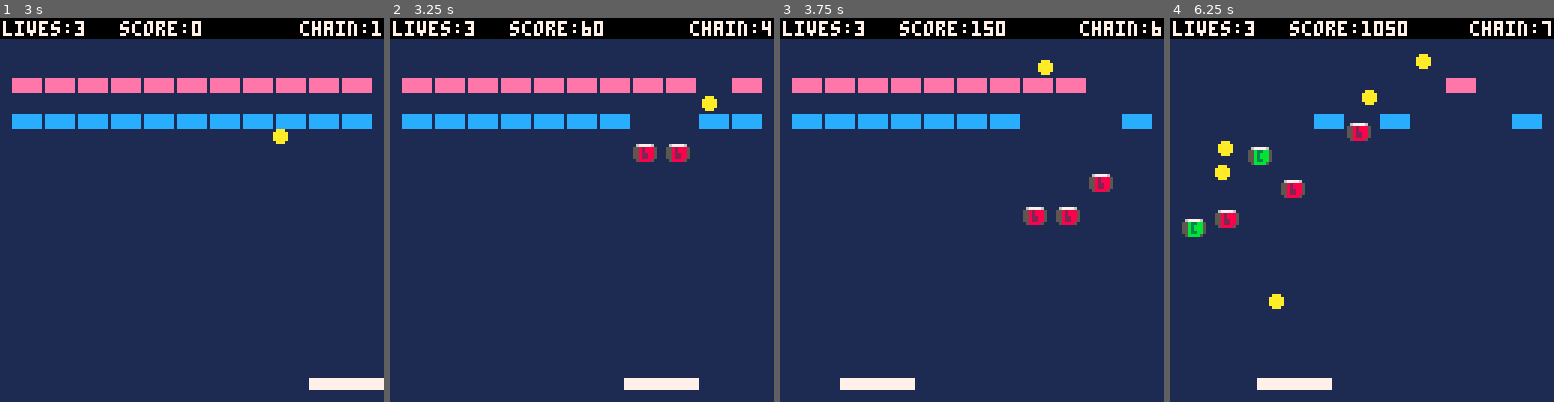
Above: before the commit, frames 1-4 (left to right).
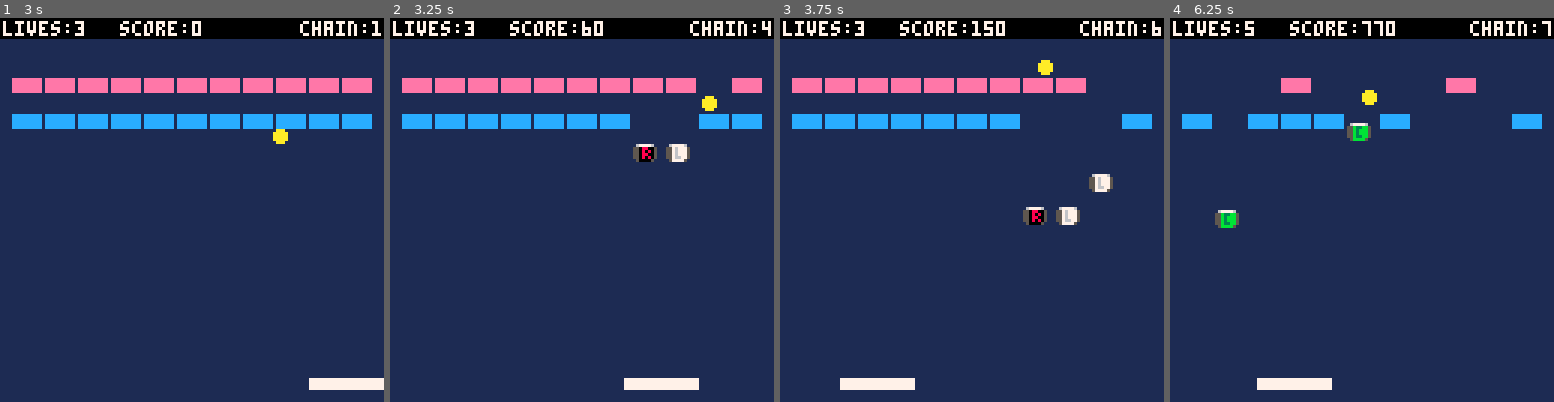
Above: after the commit, the same moments.

Repository: steka/lazydevs-pico8-breakout-hero
Game: PICO-8 cartridge hero1.p8
Same seed, same stepped clock (60 frames per second), same inputs: the game is played once before the commit and once after it.
Inputs:
- Up to frame 1 (3 s): tap O (Z key) at 0.7, 1.7, 2.1, 2.5, 2.9 s; hold Right 1.6-2.1 s; hold Right from 2.47 s (still down)
- Up to frame 2 (3.25 s): release Right at 3.03 s; hold Left from 3.08 s (still down)
- Up to frame 3 (3.75 s): tap O (Z key) at 3.3, 3.7 s; release Left at 3.58 s
- Up to frame 4 (6.25 s): hold Right 4.02-4.68 s; tap O (Z key) every 0.4 s from 4.1 to 6.1 s; hold Left 5.08-5.68 s; hold Right from 6.08 s (still down)

Frame 1 is identical in both runs. In frame 2, 0.3% of the frame differs, in the area x 64-78%, y 33-38%; in frame 3, 0.4%; in frame 4, 3.0%, in the area x 3-68%, y 0-76%.

Commit message:
Breakout #32 - Powerup Timers
https://www.youtube.com/watch?v=nlecK0JNo48

Diff:
--- a/hero1.p8
+++ b/hero1.p8
@@ -2,20 +2,16 @@
 version 35
 __lua__
 --goals
--- 6. multiball
---    - maybe just 2 multball
---    - split random ball
---    - release copied ball
---    - slowdown - timer
---    - expand - timer, cancels reduce
---    - reduce - timer, cancels expand
---    - megaball - timer
-
 -- 7. juicyness
+--     screenshake
+--     text blinking
 --     arrow anim
---     text blinking
 --     particles
---     screenshake
+--      - death particles
+--      - brick particles
+--      - collision particles
+--     level setup
+
 -- 8. high score
 -- 9. better collision
 -- 10. gameplay tweaks
@@ -78,6 +74,11 @@
  sticky = false
 
  chain=1 --combo chain multiplier
+
+ timer_mega=0
+ timer_slow=0
+ timer_expand=0
+ timer_reduce=0
 
  serveball()
 end
@@ -188,14 +189,17 @@
 
  pointsmult=1
  chain=1
+ timer_mega=0
+ timer_slow=0
+ timer_expand=0
+ timer_reduce=0
+
  resetpills()
 
  sticky_x=flr(pad_w/2)
 
  --0.50
  --1.30
- powerup=0
- powerup_t=0
 end
 
 function newball()
@@ -235,22 +239,28 @@
 end
 
 function multiball()
- ball2 = copyball(ball[1])
- ball3 = copyball(ball[1])
-
- if ball[1].ang==0 then
-  setang(ball2,1)
-  setang(ball3,2)
- elseif ball[1].ang==1 then
-  setang(ball2,0)
-  setang(ball3,2)
+ local ballnum = flr(rnd(#ball))+1
+ local ogball = ball[ballnum]
+
+ ball2 = copyball(ogball)
+ --ball3 = copyball(ball[1])
+
+ if ogball.ang==0 then
+  setang(ball2,2)
+  --setang(ball3,2)
+ elseif ogball.ang==1 then
+  setang(ogball,0)
+  setang(ball2,2)
+  --ball[1].ang==1
+  --setang(ball3,2)
  else
   setang(ball2,0)
-  setang(ball3,1)
- end
-
+  --setang(ball3,1)
+ end
+
+ ball2.stuck=false
  ball[#ball+1]=ball2
- ball[#ball+1]=ball3
+ --ball[#ball+1]=ball3
 end
 
 function sign(n)
@@ -287,10 +297,10 @@
  local buttpress=false
  local nextx,nexty,brickhit
 
- if powerup == 4 then
+ if timer_expand > 0 then
   -- check if pad should grow
   pad_w = flr(pad_wo * 1.5)
- elseif powerup == 5 then
+ elseif timer_reduce > 0 then
   -- check if pad should shrink
   pad_w = flr(pad_wo / 2)
   pointsmult=2
@@ -350,12 +360,18 @@
   levelover()
  end
 
- if powerup!=0 then
-  powerup_t-=1
-  --debug = powerup_t
-  if powerup_t<=0 then
-   powerup=0
-  end
+ -- powerup timers
+ if timer_mega > 0 then
+  timer_mega-=1
+ end
+ if timer_slow > 0 then
+  timer_slow-=1
+ end
+ if timer_expand > 0 then
+  timer_expand-=1
+ end
+ if timer_reduce > 0 then
+  timer_reduce-=1
  end
 
 end
@@ -368,7 +384,7 @@
   myball.y=pad_y-ball_r-1
  else
   --regular ball physics
-  if powerup==1 then
+  if timer_slow > 0 then
    nextx=myball.x+(myball.dx/2)
    nexty=myball.y+(myball.dy/2)
   else
@@ -442,8 +458,8 @@
    if bricks[i].v and ball_box(nextx,nexty,bricks[i].x,bricks[i].y,brick_w,brick_h) then
     -- deal with collision
     if not(brickhit) then
-     if (powerup == 6 and bricks[i].t=="i")
-     or powerup != 6 then
+     if (timer_mega > 0 and bricks[i].t=="i")
+     or timer_mega <= 0 then
       if deflx_ball_box(myball.x,myball.y,myball.dx,myball.dy,bricks[i].x,bricks[i].y,brick_w,brick_h) then
        myball.dx = -myball.dx
       else
@@ -496,12 +512,9 @@
 function powerupget(_p)
  if _p == 1 then
   -- slowdown
-  powerup = 1
-  powerup_t = 900
+  timer_slow = 900
  elseif _p == 2 then
   -- life
-  powerup = 0
-  powerup_t = 0
   lives+=1
  elseif _p == 3 then
   -- catch
@@ -517,19 +530,17 @@
   end
  elseif _p == 4 then
   -- expand
-  powerup = 4
-  powerup_t = 900
+  timer_expand = 900
+  timer_reduce = 0
  elseif _p == 5 then
   -- reduce
-  powerup = 5
-  powerup_t = 900
+  timer_reduce = 900
+  timer_expand = 0
  elseif _p == 6 then
   -- megaball
-  powerup = 6
-  powerup_t = 900
+  timer_mega = 900
  elseif _p == 7 then
   -- multiball
-  releasestuck()
   multiball()
  end
 end
@@ -546,7 +557,7 @@
  elseif bricks[_i].t=="i" then
   sfx(10)
  elseif bricks[_i].t=="h" then
-  if powerup==6 then
+  if timer_mega > 0 then
    sfx(2+chain)
    bricks[_i].v=false
    if _combo then
@@ -582,13 +593,13 @@
  local _t
  local _pill
 
- --_t = flr(rnd(7))+1
- _t = flr(rnd(2))
- if _t== 0 then
-  _t = 7
- else
-  _t = 3
- end
+ _t = flr(rnd(7))+1
+ --_t = flr(rnd(2))
+ --if _t== 0 then
+ -- _t = 7
+ --else
+ -- _t = 3
+ --end
 
 
  _pill={}
